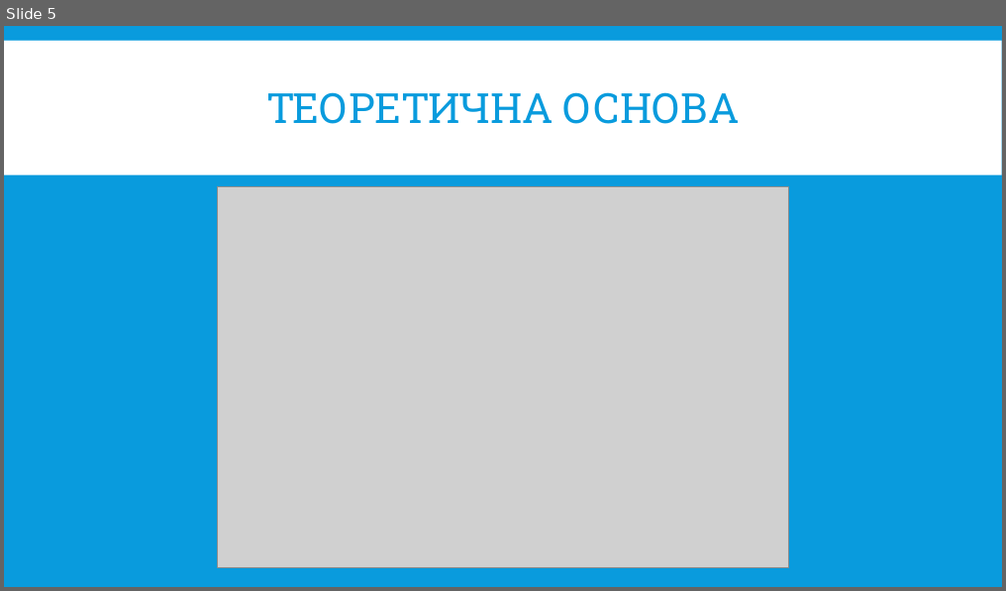
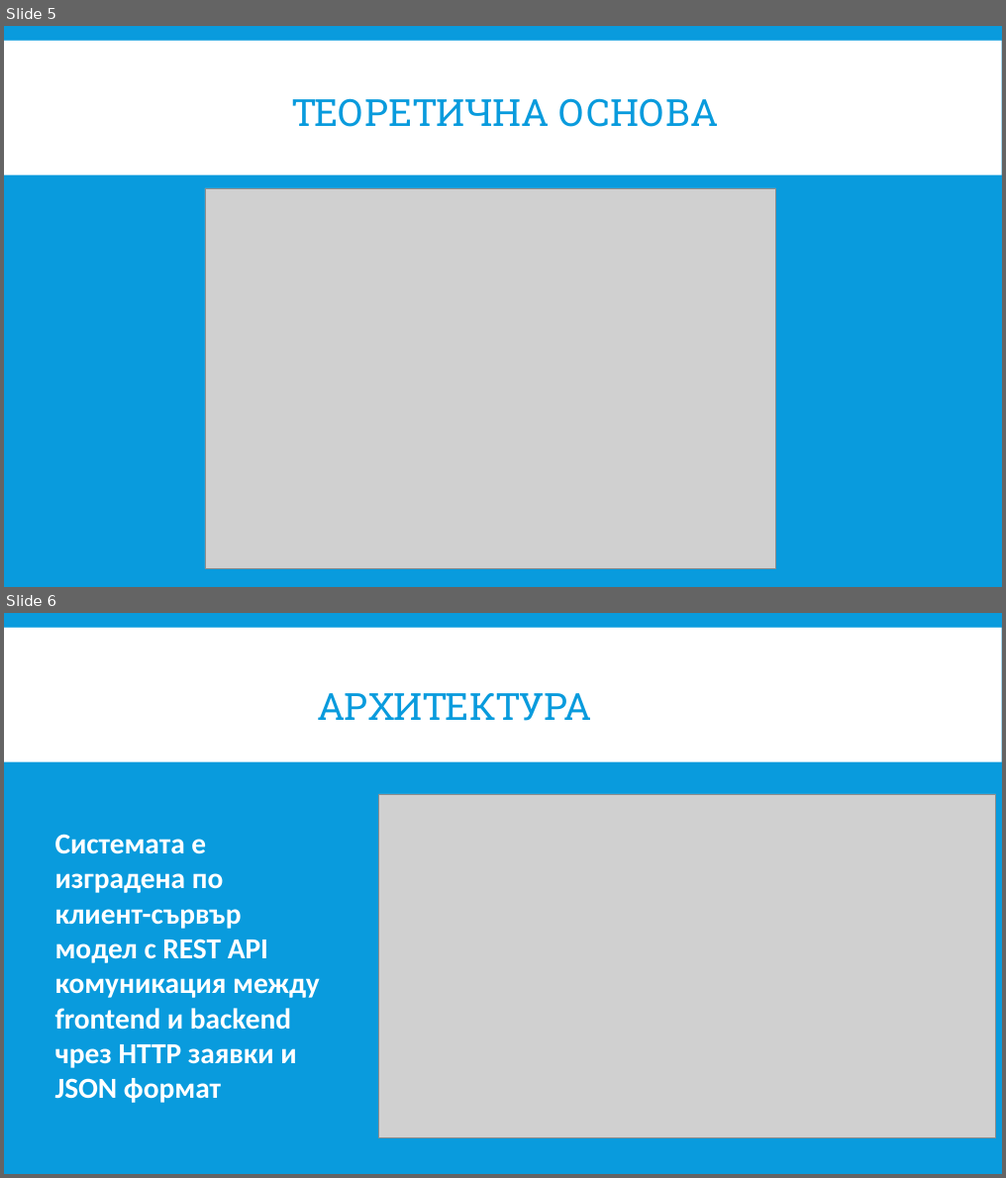
Before and after one commit to pgee-dzi2024/ThemeSP_2607, a slide deck: DR/защита.pptx. Shown one above the other, each under a label of ours: slide 5 before the commit, slides 5 and 6 after it. The pictures are 1006x591 and 1006x1178 pixels, drawn with LibreOffice and Linux fonts; fonts in the diff are those of the drawing; grey boxes stand for pictures. Boxes give left, top, right and bottom in pixels: in the first picture for what was removed or moved away, otherwise in the second. Text is boxed around its words. In the diff, an @@ line names an element or a change of style, - is before the commit and + after.

```diff
--- a/DR/защита.pptx
+++ b/DR/защита.pptx
@@ slide 6 added at <box>4,613,1002,1174</box>, background #099BDD; not listed: 1 template element that a slide beside it also shows @@
@@ title added at <box>317,693,591,721</box>, 36 pt, text #099BDD @@
+АРХИТЕКТУРА
@@ picture added at <box>379,794,996,1139</box> @@
@@ text added at <box>55,834,320,1103</box>, 28 pt, text #FFFFFF, bold @@
+Системата е изградена по клиент-сървър модел с REST API комуникация между frontend и backend чрез HTTP заявки и JSON формат
@@ slide 5 changed as well @@
@@ title "ТЕОРЕТИЧНА ОСНОВА" at <box>291,98,718,127</box>: size 40 to 36 pt @@
@@ picture: place and size @@
-picture at <box>218,187,788,568</box>
+picture at <box>205,188,776,569</box>
```
Also in this commit, not shown: 7 other slides changed, 1 other slide added, 2 slides removed.
